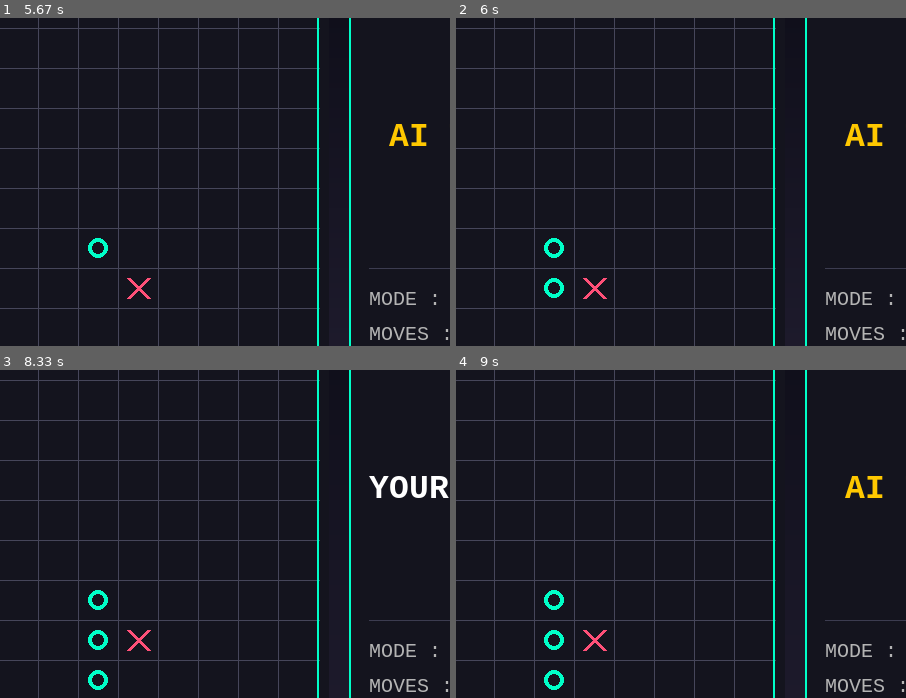
Above: before the commit, frames 1-4 (two rows, left to right).
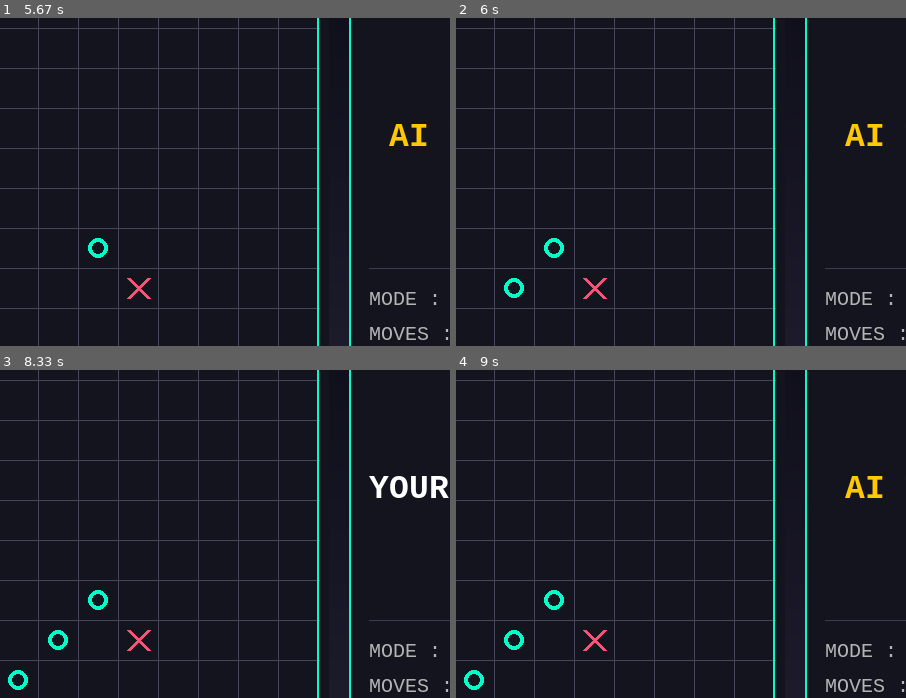
Above: after the commit, the same moments.

Repository: Vuongtlwir/project-ai-caro
Game: pygame game, started from main.py
Same seed, same stepped clock (60 frames per second), same inputs: the game is played once before the commit and once after it.
Inputs (mouse positions are % of the whole screen's width and height, from its top left):
- Up to frame 1 (5.67 s): click (50, 48) at 0.38 s; click (51, 55) at 0.72 s; click (76, 64) at 3.05 s; click (34, 14) at 3.38 s; click (22, 59) at 5.55 s
- Up to frame 2 (6 s): no input
- Up to frame 3 (8.33 s): no input
- Up to frame 4 (9 s): click (27, 84) at 8.65 s
The pictures show only the part of the screen within x 36-86%, y 13-63%; the shares and areas given below are measured in that part.

Frame 1 is identical in both runs. In frame 2, 0.3% of the frame differs, in the area x 10-24%, y 79-86%; in frame 3, 0.5%, in the area x 1-24%, y 79-98%; in frame 4, 0.5%.

Commit message:
fix bug ko duyet toan ban co heuristic , cleart -> clear iterative_deepening , cach chon nuoc di cua AI def ai_move

Diff:
--- a/src/ai/heuristic.py
+++ b/src/ai/heuristic.py
@@ -138,8 +138,8 @@
         size = BOARD_SIZE
         evaluate_sequences: Set[Tuple[int, int, int, int, int]] = set()
 
-        for row in range(-5, 6):
-            for col in range(5, 6):
+        for row in range(size):
+            for col in range(size):
                 if board.grid[row][col] != player:
                     continue
 
--- a/src/ai/iterative_deepening.py
+++ b/src/ai/iterative_deepening.py
@@ -13,7 +13,7 @@
         self.start_time = time.perf_counter()
         self.time_up = False
         self.killer_moves.clear()
-        self.move_scores.cleart()
+        self.move_scores.clear()
         self.nodes_evaluated = 0
 
         legal_moves = self.get_candidate_moves(board)
--- a/src/ui/pygame_ui.py
+++ b/src/ui/pygame_ui.py
@@ -674,10 +674,7 @@
 
     def ai_move(self):
 
-        move, score = self.ai.search_root(
-            self.board,
-            depth=4
-        )
+        move = self.ai.choose_move(self.board)
 
         if move is None:
             return
